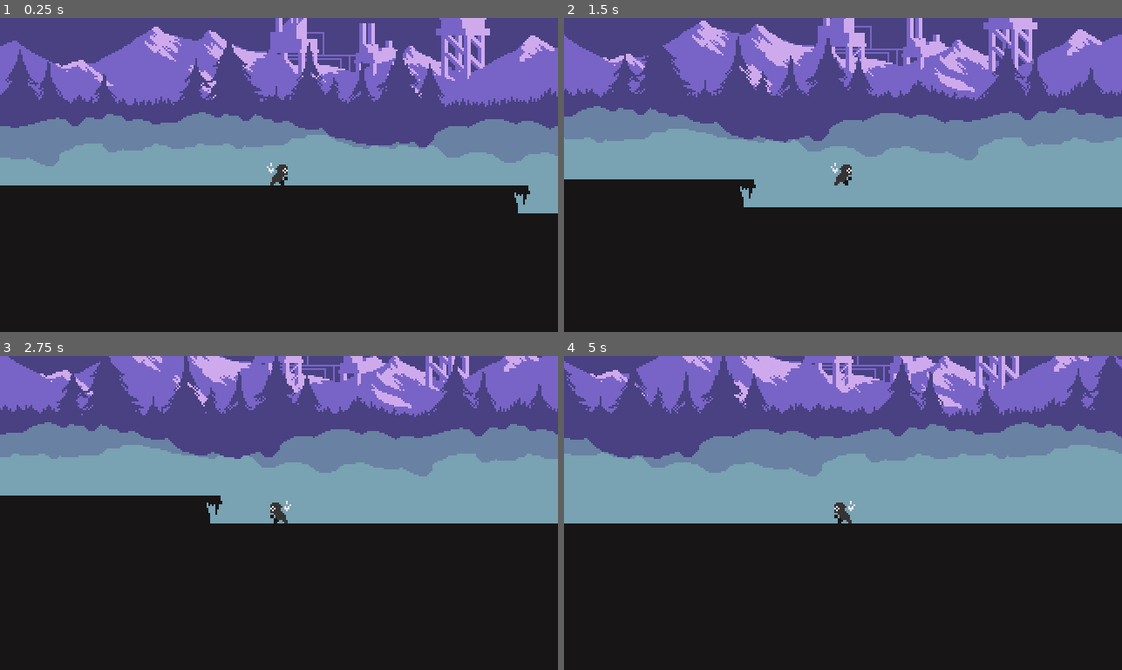
Above: before the commit, frames 1-4 (two rows, left to right).
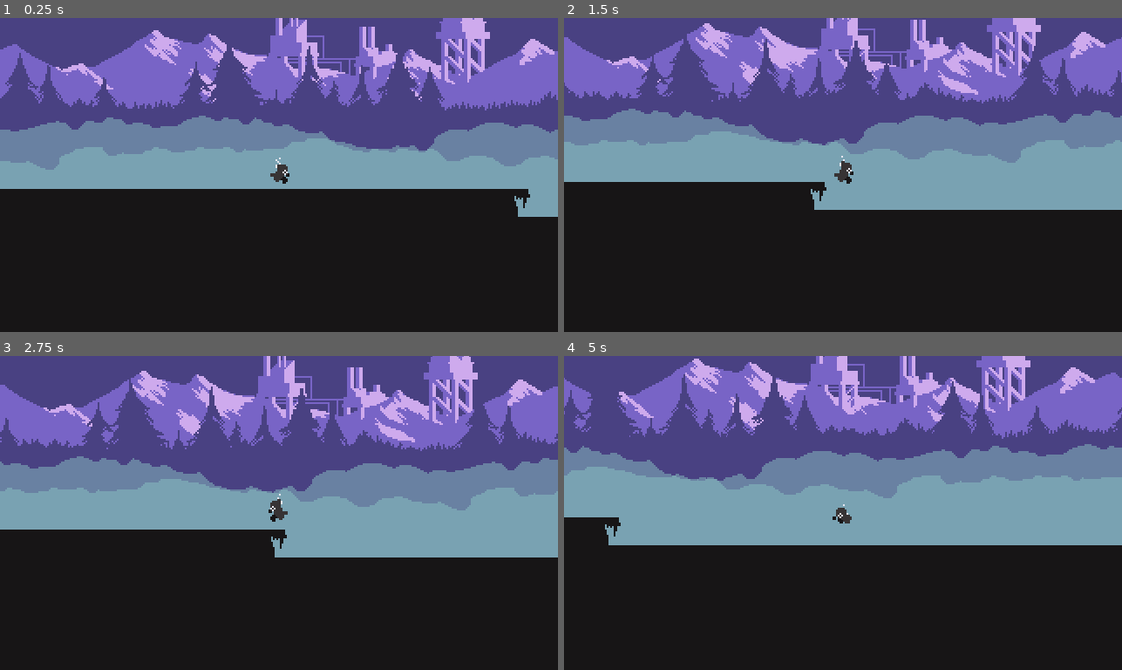
Above: after the commit, the same moments.

Repository: Gabrijel-Cobanov/SpiritFall
Game: Godot game, scene res://Scenes/main.tscn
Two runs of this game, one before a commit and one after it. Both use one fixed random seed, a clock stepped at 60 frames per second and the inputs below.
Inputs:
- Up to frame 1 (0.25 s): no input
- Up to frame 2 (1.5 s): tap Enter (ui_accept) at 0.5 s; hold D (right) from 0.53 s (still down); tap K (attack) at 0.6 s; tap J (jump) at 0.77, 1.07 s; tap L (dash) at 0.8, 1.35 s
- Up to frame 3 (2.75 s): tap J (jump) at 1.52, 1.55, 1.82 s; release D (right) at 2.03 s; hold A (left) from 2.03 s (still down); hold J (jump) from 2.03 s (still down); tap K (attack) at 2.3 s
- Up to frame 4 (5 s): release A (left) at 2.78 s; release J (jump) at 2.78 s; hold D (right) 2.78-4.28 s; tap K (attack) at 2.85, 4.35 s; tap J (jump) at 3.02, 3.32, 4.52, 4.82 s; tap L (dash) at 3.05, 3.6 s; hold J (jump) 3.53-4.28 s; hold A (left) from 4.28 s (still down)

The runs differ from the first frame. In frame 1, 7.5% of the frame differs, in the area x 0-100%, y 0-64%; in frame 2, 14%; in frame 3, 45%, in the area x 0-100%, y 0-65%; in frame 4, 35%.

Commit message:
Added in animations as well as fixed the transitions in the Dash state

Diff:
--- a/Scenes/Player/player.tscn
+++ b/Scenes/Player/player.tscn
@@ -9,7 +9,337 @@
 radius = 4.0
 height = 12.0
 
+[sub_resource type="Animation" id="Animation_cahm5"]
+resource_name = "idle"
+loop_mode = 1
+tracks/0/type = "value"
+tracks/0/imported = false
+tracks/0/enabled = true
+tracks/0/path = NodePath(".:frame")
+tracks/0/interp = 0
+tracks/0/loop_wrap = true
+tracks/0/keys = {
+"times": PackedFloat32Array(0, 0.1, 0.2, 0.3, 0.4, 0.5, 0.6, 0.7, 0.8, 0.9, 1),
+"transitions": PackedFloat32Array(1, 1, 1, 1, 1, 1, 1, 1, 1, 1, 1),
+"update": 1,
+"values": [0, 1, 2, 3, 4, 5, 6, 7, 8, 9, 10]
+}
+
+[sub_resource type="Animation" id="Animation_o7pss"]
+resource_name = "run"
+length = 0.8
+loop_mode = 1
+tracks/0/type = "value"
+tracks/0/imported = false
+tracks/0/enabled = true
+tracks/0/path = NodePath(".:frame")
+tracks/0/interp = 1
+tracks/0/loop_wrap = true
+tracks/0/keys = {
+"times": PackedFloat32Array(0, 0.1, 0.2, 0.3, 0.4, 0.5, 0.6, 0.7),
+"transitions": PackedFloat32Array(1, 1, 1, 1, 1, 1, 1, 1),
+"update": 1,
+"values": [20, 21, 22, 23, 24, 25, 26, 27]
+}
+
+[sub_resource type="Animation" id="Animation_vrtvu"]
+resource_name = "jump_start"
+length = 0.25
+step = 0.01
+tracks/0/type = "value"
+tracks/0/imported = false
+tracks/0/enabled = true
+tracks/0/path = NodePath(".:frame")
+tracks/0/interp = 1
+tracks/0/loop_wrap = true
+tracks/0/keys = {
+"times": PackedFloat32Array(0, 0.05, 0.09, 0.13, 0.19, 0.25),
+"transitions": PackedFloat32Array(1, 1, 1, 1, 1, 1),
+"update": 1,
+"values": [40, 41, 42, 43, 44, 45]
+}
+
+[sub_resource type="Animation" id="Animation_7n7qg"]
+resource_name = "jump_middle"
+length = 0.4
+loop_mode = 1
+tracks/0/type = "value"
+tracks/0/imported = false
+tracks/0/enabled = true
+tracks/0/path = NodePath(".:frame")
+tracks/0/interp = 1
+tracks/0/loop_wrap = true
+tracks/0/keys = {
+"times": PackedFloat32Array(0, 0.1, 0.2, 0.3),
+"transitions": PackedFloat32Array(1, 1, 1, 1),
+"update": 1,
+"values": [50, 51, 52, 53]
+}
+
+[sub_resource type="Animation" id="Animation_jo45q"]
+resource_name = "jump_end"
+length = 0.2
+step = 0.05
+tracks/0/type = "value"
+tracks/0/imported = false
+tracks/0/enabled = true
+tracks/0/path = NodePath(".:frame")
+tracks/0/interp = 1
+tracks/0/loop_wrap = true
+tracks/0/keys = {
+"times": PackedFloat32Array(0, 0.05, 0.1, 0.2),
+"transitions": PackedFloat32Array(1, 1, 1, 1),
+"update": 1,
+"values": [60, 61, 62, 63]
+}
+
+[sub_resource type="Animation" id="Animation_c4l8c"]
+resource_name = "dash"
+length = 0.4
+step = 0.02
+tracks/0/type = "value"
+tracks/0/imported = false
+tracks/0/enabled = true
+tracks/0/path = NodePath(".:frame")
+tracks/0/interp = 1
+tracks/0/loop_wrap = true
+tracks/0/keys = {
+"times": PackedFloat32Array(0, 0.06, 0.12, 0.18, 0.24, 0.3, 0.36),
+"transitions": PackedFloat32Array(1, 1, 1, 1, 1, 1, 1),
+"update": 1,
+"values": [70, 71, 72, 73, 74, 75, 76]
+}
+
+[sub_resource type="Animation" id="Animation_r1eho"]
+resource_name = "swing2_side"
+length = 0.4
+tracks/0/type = "value"
+tracks/0/imported = false
+tracks/0/enabled = true
+tracks/0/path = NodePath(".:frame")
+tracks/0/interp = 1
+tracks/0/loop_wrap = true
+tracks/0/keys = {
+"times": PackedFloat32Array(0, 0.1, 0.2, 0.3),
+"transitions": PackedFloat32Array(1, 1, 1, 1),
+"update": 1,
+"values": [90, 91, 92, 93]
+}
+
+[sub_resource type="Animation" id="Animation_ypueo"]
+resource_name = "swing1"
+length = 0.4
+tracks/0/type = "value"
+tracks/0/imported = false
+tracks/0/enabled = true
+tracks/0/path = NodePath(".:frame")
+tracks/0/interp = 1
+tracks/0/loop_wrap = true
+tracks/0/keys = {
+"times": PackedFloat32Array(0, 0.1, 0.2, 0.3),
+"transitions": PackedFloat32Array(1, 1, 1, 1),
+"update": 1,
+"values": [80, 81, 82, 83]
+}
+
+[sub_resource type="Animation" id="Animation_qpbpu"]
+resource_name = "smash_attack"
+length = 0.7
+tracks/0/type = "value"
+tracks/0/imported = false
+tracks/0/enabled = true
+tracks/0/path = NodePath(".:frame")
+tracks/0/interp = 1
+tracks/0/loop_wrap = true
+tracks/0/keys = {
+"times": PackedFloat32Array(0, 0.1, 0.2, 0.3, 0.4, 0.5, 0.6, 0.7),
+"transitions": PackedFloat32Array(1, 1, 1, 1, 1, 1, 1, 1),
+"update": 1,
+"values": [100, 101, 102, 103, 104, 105, 106, 107]
+}
+
+[sub_resource type="Animation" id="Animation_5mfxm"]
+resource_name = "swing1_up"
+length = 0.4
+tracks/0/type = "value"
+tracks/0/imported = false
+tracks/0/enabled = true
+tracks/0/path = NodePath(".:frame")
+tracks/0/interp = 1
+tracks/0/loop_wrap = true
+tracks/0/keys = {
+"times": PackedFloat32Array(0, 0.4),
+"transitions": PackedFloat32Array(1, 1),
+"update": 0,
+"values": [110, 113]
+}
+
+[sub_resource type="Animation" id="Animation_wt3hx"]
+resource_name = "swing2_up"
+length = 0.4
+tracks/0/type = "value"
+tracks/0/imported = false
+tracks/0/enabled = true
+tracks/0/path = NodePath(".:frame")
+tracks/0/interp = 1
+tracks/0/loop_wrap = true
+tracks/0/keys = {
+"times": PackedFloat32Array(0, 0.4),
+"transitions": PackedFloat32Array(1, 1),
+"update": 0,
+"values": [120, 123]
+}
+
+[sub_resource type="Animation" id="Animation_x2fb5"]
+resource_name = "swing1_side_air"
+length = 0.4
+tracks/0/type = "value"
+tracks/0/imported = false
+tracks/0/enabled = true
+tracks/0/path = NodePath(".:frame")
+tracks/0/interp = 1
+tracks/0/loop_wrap = true
+tracks/0/keys = {
+"times": PackedFloat32Array(0, 0.4),
+"transitions": PackedFloat32Array(1, 1),
+"update": 0,
+"values": [130, 133]
+}
+
+[sub_resource type="Animation" id="Animation_dukdc"]
+resource_name = "swing2_side_air"
+length = 0.4
+tracks/0/type = "value"
+tracks/0/imported = false
+tracks/0/enabled = true
+tracks/0/path = NodePath(".:frame")
+tracks/0/interp = 1
+tracks/0/loop_wrap = true
+tracks/0/keys = {
+"times": PackedFloat32Array(0, 0.4),
+"transitions": PackedFloat32Array(1, 1),
+"update": 0,
+"values": [140, 143]
+}
+
+[sub_resource type="Animation" id="Animation_idhwj"]
+resource_name = "swing1_up_air"
+length = 0.4
+tracks/0/type = "value"
+tracks/0/imported = false
+tracks/0/enabled = true
+tracks/0/path = NodePath(".:frame")
+tracks/0/interp = 1
+tracks/0/loop_wrap = true
+tracks/0/keys = {
+"times": PackedFloat32Array(0, 0.4),
+"transitions": PackedFloat32Array(1, 1),
+"update": 0,
+"values": [150, 153]
+}
+
+[sub_resource type="Animation" id="Animation_puhkf"]
+resource_name = "swing2_up_air"
+length = 0.4
+tracks/0/type = "value"
+tracks/0/imported = false
+tracks/0/enabled = true
+tracks/0/path = NodePath(".:frame")
+tracks/0/interp = 1
+tracks/0/loop_wrap = true
+tracks/0/keys = {
+"times": PackedFloat32Array(0, 0.4),
+"transitions": PackedFloat32Array(1, 1),
+"update": 0,
+"values": [160, 163]
+}
+
+[sub_resource type="Animation" id="Animation_4yf34"]
+resource_name = "swing1_down_air"
+length = 0.4
+tracks/0/type = "value"
+tracks/0/imported = false
+tracks/0/enabled = true
+tracks/0/path = NodePath(".:frame")
+tracks/0/interp = 1
+tracks/0/loop_wrap = true
+tracks/0/keys = {
+"times": PackedFloat32Array(0, 0.4),
+"transitions": PackedFloat32Array(1, 1),
+"update": 0,
+"values": [170, 173]
+}
+
+[sub_resource type="Animation" id="Animation_mf8h0"]
+resource_name = "swing2_down_air"
+length = 0.4
+tracks/0/type = "value"
+tracks/0/imported = false
+tracks/0/enabled = true
+tracks/0/path = NodePath(".:frame")
+tracks/0/interp = 1
+tracks/0/loop_wrap = true
+tracks/0/keys = {
+"times": PackedFloat32Array(0, 0.4),
+"transitions": PackedFloat32Array(1, 1),
+"update": 0,
+"values": [180, 183]
+}
+
+[sub_resource type="Animation" id="Animation_1rv2n"]
+resource_name = "hurt"
+length = 0.3
+tracks/0/type = "value"
+tracks/0/imported = false
+tracks/0/enabled = true
+tracks/0/path = NodePath(".:frame")
+tracks/0/interp = 1
+tracks/0/loop_wrap = true
+tracks/0/keys = {
+"times": PackedFloat32Array(0, 0.3),
+"transitions": PackedFloat32Array(1, 1),
+"update": 0,
+"values": [190, 192]
+}
+
+[sub_resource type="Animation" id="Animation_j1o7b"]
+resource_name = "death"
+length = 0.7
+tracks/0/type = "value"
+tracks/0/imported = false
+tracks/0/enabled = true
+tracks/0/path = NodePath(".:frame")
+tracks/0/interp = 1
+tracks/0/loop_wrap = true
+tracks/0/keys = {
+"times": PackedFloat32Array(0, 0.7),
+"transitions": PackedFloat32Array(1, 1),
+"update": 0,
+"values": [200, 207]
+}
+
 [sub_resource type="AnimationLibrary" id="AnimationLibrary_j4xq4"]
+_data = {
+"dash": SubResource("Animation_c4l8c"),
+"death": SubResource("Animation_j1o7b"),
+"hurt": SubResource("Animation_1rv2n"),
+"idle": SubResource("Animation_cahm5"),
+"jump_end": SubResource("Animation_jo45q"),
+"jump_middle": SubResource("Animation_7n7qg"),
+"jump_start": SubResource("Animation_vrtvu"),
+"run": SubResource("Animation_o7pss"),
+"smash_attack": SubResource("Animation_qpbpu"),
+"swing1_down_air": SubResource("Animation_4yf34"),
+"swing1_side": SubResource("Animation_ypueo"),
+"swing1_side_air": SubResource("Animation_x2fb5"),
+"swing1_up": SubResource("Animation_5mfxm"),
+"swing1_up_air": SubResource("Animation_idhwj"),
+"swing2_down_air": SubResource("Animation_mf8h0"),
+"swing2_side": SubResource("Animation_r1eho"),
+"swing2_side_air": SubResource("Animation_dukdc"),
+"swing2_up": SubResource("Animation_wt3hx"),
+"swing2_up_air": SubResource("Animation_puhkf")
+}
 
 [node name="Player" type="CharacterBody2D"]
 collision_mask = 62
@@ -28,10 +358,12 @@
 texture = ExtResource("1_3lfy2")
 hframes = 10
 vframes = 21
-
-[node name="StateMachine" type="Node2D" parent="." node_paths=PackedStringArray("CB2D", "input_buffer", "coyote")]
+frame = 207
+
+[node name="StateMachine" type="Node2D" parent="." node_paths=PackedStringArray("CB2D", "animator", "input_buffer", "coyote")]
 script = ExtResource("3_x1wnp")
 CB2D = NodePath("..")
+animator = NodePath("../AnimationPlayer")
 input_buffer = NodePath("../InputBuffer")
 coyote = NodePath("../Coyote")
 
--- a/Scripts/Player/InputBuffer.gd
+++ b/Scripts/Player/InputBuffer.gd
@@ -2,7 +2,7 @@
 class_name InputBuffer
 
 var buffer: Array[String] = []
-var buffer_time: float = 0.1
+@export var buffer_time: float = 0.2
 var buffer_time_counter: float
 
 func _ready():
--- a/Scripts/Player/PlayerStateMachine.gd
+++ b/Scripts/Player/PlayerStateMachine.gd
@@ -3,17 +3,18 @@
 
 #nodes
 @export var CB2D: CharacterBody2D
+@export var animator: AnimationPlayer
 @export var input_buffer: InputBuffer
 @export var coyote: Coyote
 
 #movement variables
 var gravity = ProjectSettings.get_setting("physics/2d/default_gravity")
 var movement_input: Vector2 = Vector2.ZERO
-const MOVEMENT_SPEED: float = 150
+const MOVEMENT_SPEED: float = 120
 const JUMP_VELOCITY: float = -300
 const MAX_FALL_VELOCITY: float = 300
 const MAX_HEIGHT_TIME: float = 0.3
-const DASH_VELOCITY: float = 280
+const DASH_VELOCITY: float = 220
 const DASH_COOLDOWN_TIME: float = 0.8
 var current_dash_cooldown: float = 0
 
--- a/Scripts/Player/States/PlayerDash.gd
+++ b/Scripts/Player/States/PlayerDash.gd
@@ -5,6 +5,7 @@
 
 func Enter(ctx: PlayerStateMachine):
 	print("enter dash")
+	ctx.animator.play("dash")
 	anim_duration = 0.4
 	ctx.should_apply_gravity = false
 	ctx.CB2D.velocity.y = 0
@@ -31,11 +32,9 @@
 
 func Check_Transitions(ctx: PlayerStateMachine):
 	if anim_duration <= 0:
-		if ctx.CB2D.is_on_floor():
-			ctx.Switch_State(ctx.jump_end)
-		elif ctx.CB2D.is_on_floor() and ctx.movement_input.x != 0:
+		if ctx.CB2D.is_on_floor() and ctx.movement_input.x != 0:
 			ctx.Switch_State(ctx.run)
-		elif ctx.CB2D.is_on_floor() and ctx.movement_input.x == 0:
+		elif ctx.CB2D.is_on_floor():
 			ctx.Switch_State(ctx.idle)
 		else:
 			ctx.Switch_State(ctx.jump_middle)
--- a/Scripts/Player/States/PlayerDeath.gd
+++ b/Scripts/Player/States/PlayerDeath.gd
@@ -2,6 +2,7 @@
 class_name PlayerDeath
 
 func Enter(ctx: PlayerStateMachine):
+	ctx.animator.play("death")
 	pass
 
 func Update(ctx: PlayerStateMachine, delta:float):
--- a/Scripts/Player/States/PlayerHurt.gd
+++ b/Scripts/Player/States/PlayerHurt.gd
@@ -2,6 +2,7 @@
 class_name PlayerHurt
 
 func Enter(ctx: PlayerStateMachine):
+	ctx.animator.play("hurt")
 	pass
 
 func Update(ctx: PlayerStateMachine, delta:float):
--- a/Scripts/Player/States/PlayerIdle.gd
+++ b/Scripts/Player/States/PlayerIdle.gd
@@ -3,6 +3,7 @@
 
 func Enter(ctx: PlayerStateMachine):
 	print("enter idle")
+	ctx.animator.play("idle")
 	pass
 
 func Update(ctx: PlayerStateMachine, delta:float):
@@ -10,7 +11,7 @@
 
 func Physics_Update(ctx: PlayerStateMachine, delta:float):
 	if ctx.CB2D.velocity.x != 0:
-		ctx.CB2D.velocity.x = move_toward(ctx.CB2D.velocity.x, 0, 25)
+		ctx.CB2D.velocity.x = move_toward(ctx.CB2D.velocity.x, 0, 30)
 
 func Exit(ctx: PlayerStateMachine):
 	pass
--- a/Scripts/Player/States/PlayerJumpEnd.gd
+++ b/Scripts/Player/States/PlayerJumpEnd.gd
@@ -2,10 +2,13 @@
 class_name PlayerJumpEnd
 
 var animation_duration: float
+var early_transition_time: float
 
 func Enter(ctx: PlayerStateMachine):
 	print("enter jump end")
+	ctx.animator.play("jump_end")
 	animation_duration = 0.25
+	early_transition_time = animation_duration/1.5
 	ctx.CB2D.velocity.x /= 2
 	pass
 
@@ -21,6 +24,9 @@
 	pass
 
 func Check_Transitions(ctx: PlayerStateMachine):
+	if animation_duration <= early_transition_time and ctx.input_buffer.Get_Last_Input_Action() == "jump":
+		ctx.Switch_State(ctx.jump_start)
+
 	if animation_duration <= 0:
 		if ctx.movement_input.x != 0:
 			ctx.Switch_State(ctx.run)
--- a/Scripts/Player/States/PlayerJumpMiddle.gd
+++ b/Scripts/Player/States/PlayerJumpMiddle.gd
@@ -5,6 +5,7 @@
 
 func Enter(ctx: PlayerStateMachine):
 	print("enter jump middle")
+	ctx.animator.play("jump_middle")
 	pass
 
 func Update(ctx: PlayerStateMachine, delta:float):
--- a/Scripts/Player/States/PlayerJumpStart.gd
+++ b/Scripts/Player/States/PlayerJumpStart.gd
@@ -6,6 +6,7 @@
 
 func Enter(ctx: PlayerStateMachine):
 	print("enter jump start")
+	ctx.animator.play("jump_start")
 	anim_duration = ctx.MAX_HEIGHT_TIME
 	ctx.CB2D.velocity.y = ctx.JUMP_VELOCITY
 
--- a/Scripts/Player/States/PlayerRun.gd
+++ b/Scripts/Player/States/PlayerRun.gd
@@ -2,7 +2,8 @@
 class_name PlayerRun
 
 func Enter(ctx: PlayerStateMachine):
-	print("enter run YYYYYY")
+	print("enter run")
+	ctx.animator.play("run")
 	pass
 
 func Update(ctx: PlayerStateMachine, delta:float):
--- a/project.godot
+++ b/project.godot
@@ -70,6 +70,10 @@
 2d_physics/layer_5="Ground"
 2d_physics/layer_6="Wall"
 
+[physics]
+
+2d/default_gravity=900.0
+
 [rendering]
 
 textures/canvas_textures/default_texture_filter=0
Not shown: 1 places in Scenes/Player/player.tscn that only renumber resources
